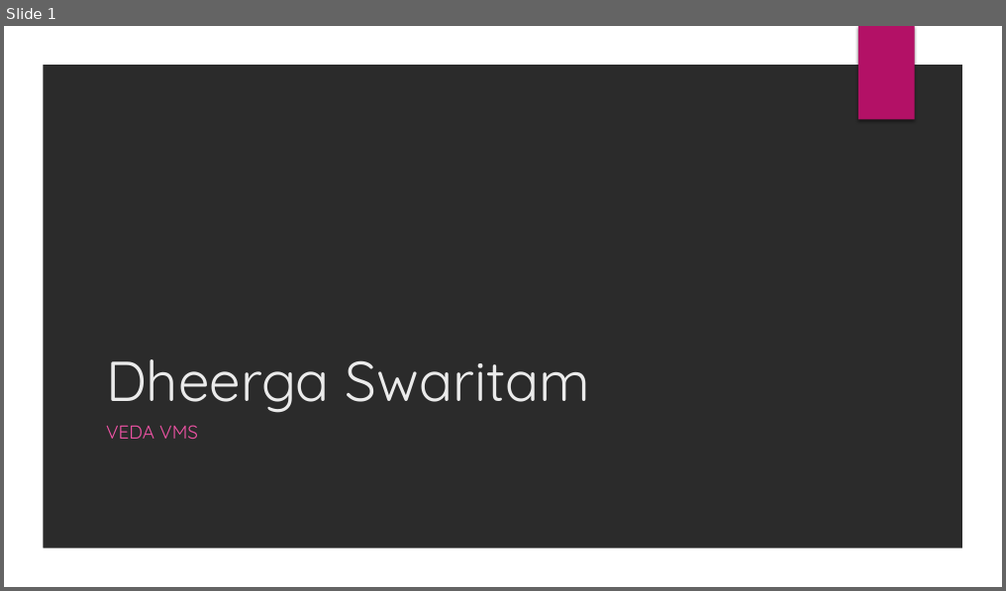
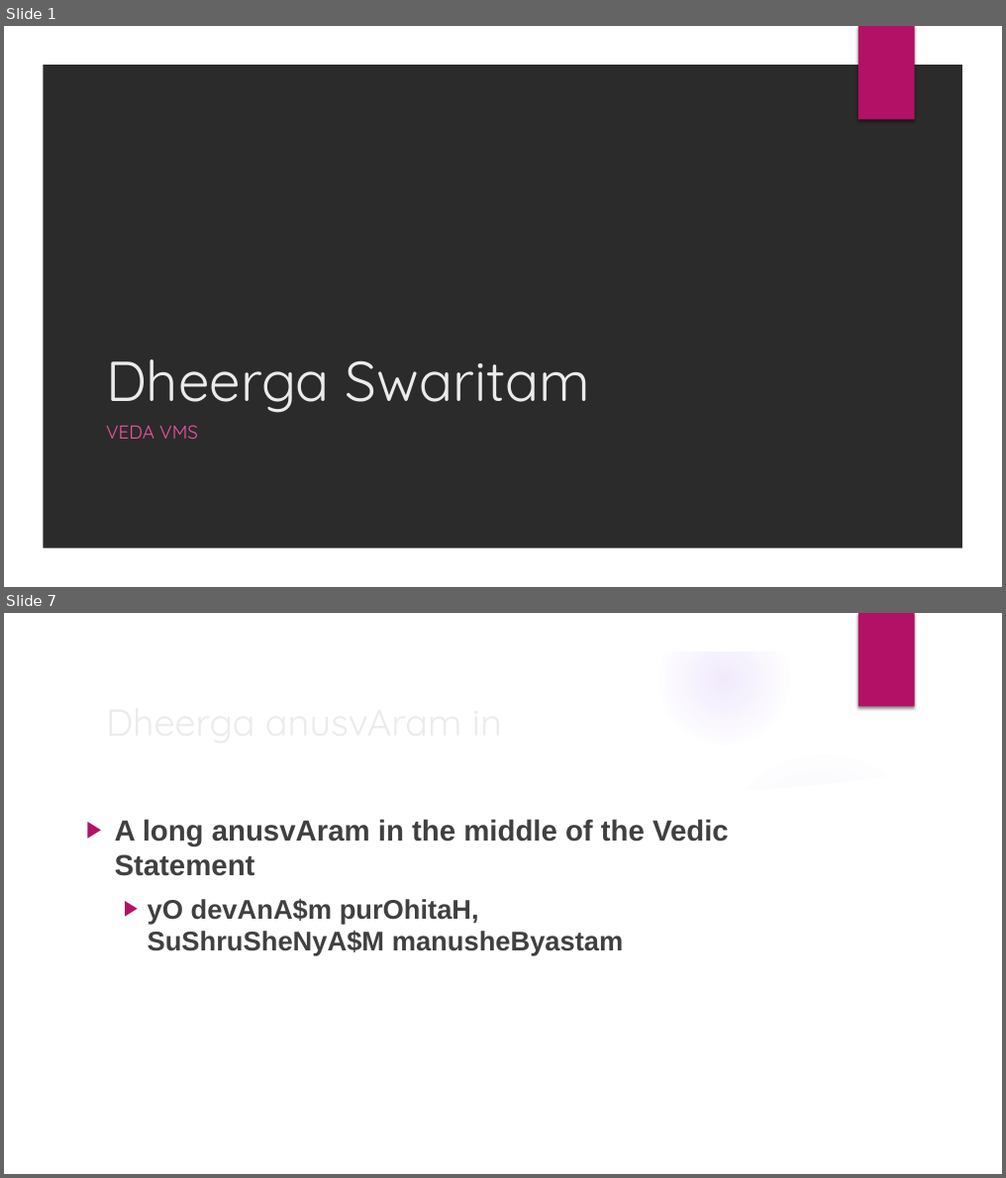
Before and after one commit to KYVeda/texts, a slide deck: Veda Lectures/Dheerga Swaritam.pptx. Shown one above the other, each under a label of ours: slide 1 before the commit, slides 1 and 7 after it; the slides between them are not shown. The pictures are 1006x591 and 1006x1178 pixels, drawn with LibreOffice and Linux fonts; fonts in the diff are those of the drawing; background and template pictures are left out; a plain dark background stands for a picture behind light text. Boxes give left, top, right and bottom in pixels: in the first picture for what was removed or moved away, otherwise in the second. Text is boxed around its words. In the diff, an @@ line names an element or a change of style, - is before the commit and + after.

```diff
--- a/Veda Lectures/Dheerga Swaritam.pptx
+++ b/Veda Lectures/Dheerga Swaritam.pptx
@@ slide 7 added at [4,613,1002,1174], background picture (left out); not listed: 2 template elements that a slide beside it also shows @@
@@ group added at [4,614,971,1174]: 5 ellipses, 2 freeform shapes @@
@@ text added at [115,819,729,956], 26 pt, text #404040, bold @@
+▶ A long anusvAram in the middle of the Vedic Statement
+  ▶ yO devAnA$m purOhitaH,
+    SuShruSheNyA$M manusheByastam
@@ title added at [212,819,404,842], 36 pt, text #EBEBEB @@
+Dheerga anusvAram in
```
Also in this commit, not shown: 6 other slides added, 1 slide removed, 5 other files.
